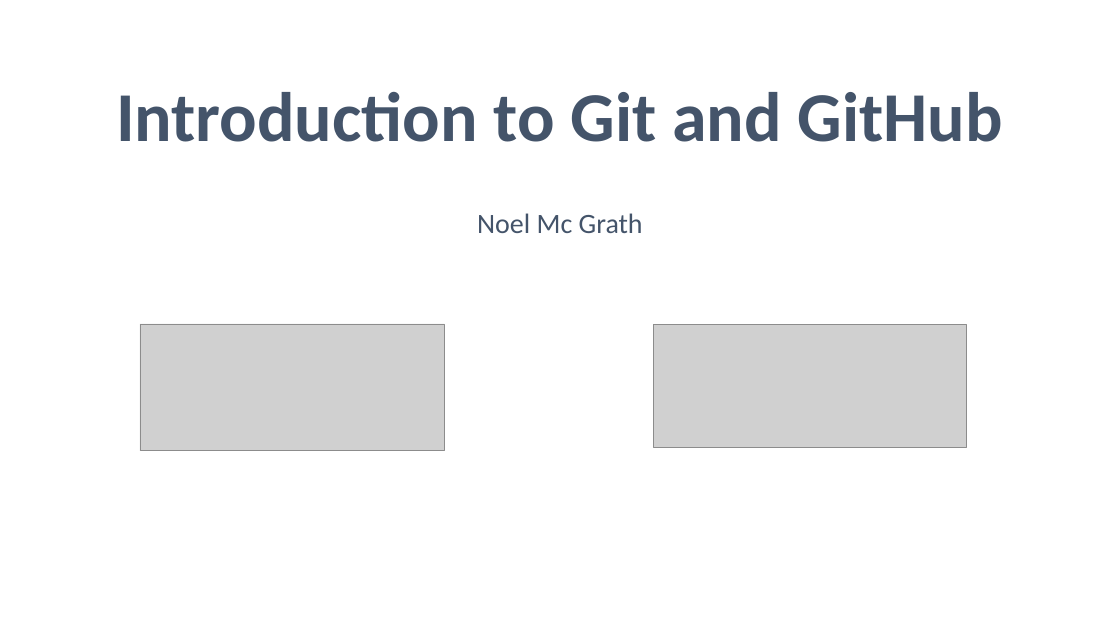
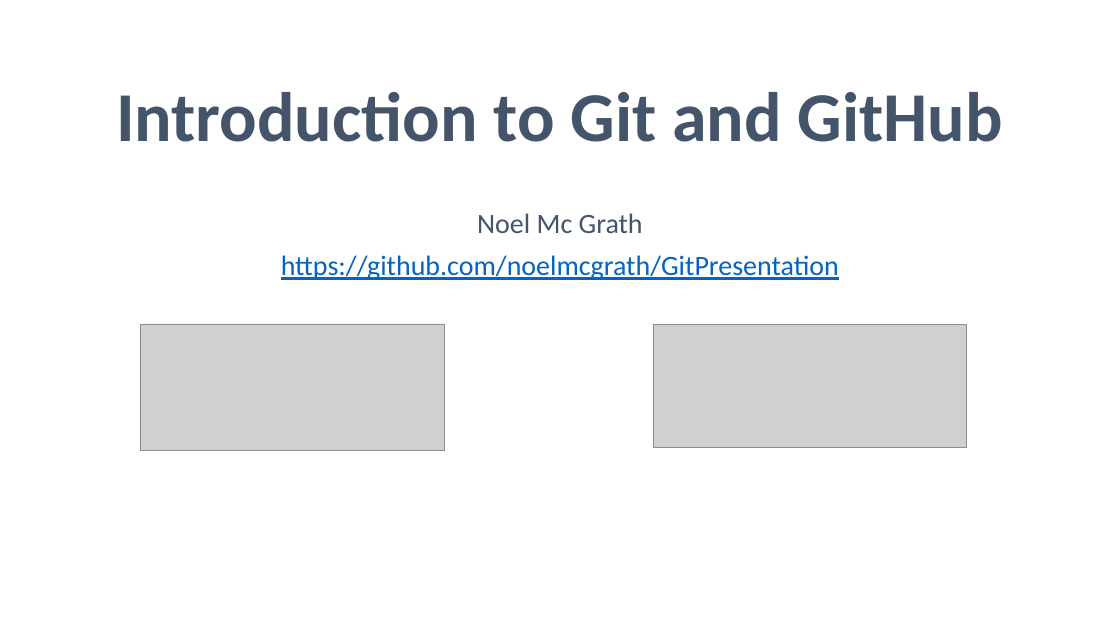
Before and after one commit to noelmcgrath/GitPresentation, a slide deck: slide 1 of Introduction to Git.pptx. Drawn at 1120x630 pixels with LibreOffice and Linux fonts; fonts in the diff are those of the drawing; grey boxes stand for pictures. Boxes give left, top, right and bottom in pixels: in the first picture for what was removed or moved away, otherwise in the second. Text is boxed around its words. In the diff, an @@ line names an element or a change of style, - is before the commit and + after.

```diff
--- a/Introduction to Git.pptx
+++ b/Introduction to Git.pptx
@@ subtitle at bbox=[281, 255, 839, 280]: paragraph added @@
+https://github.com/noelmcgrath/GitPresentation
```
Also in this commit, not shown: 1 other slide changed, 1 other file.
